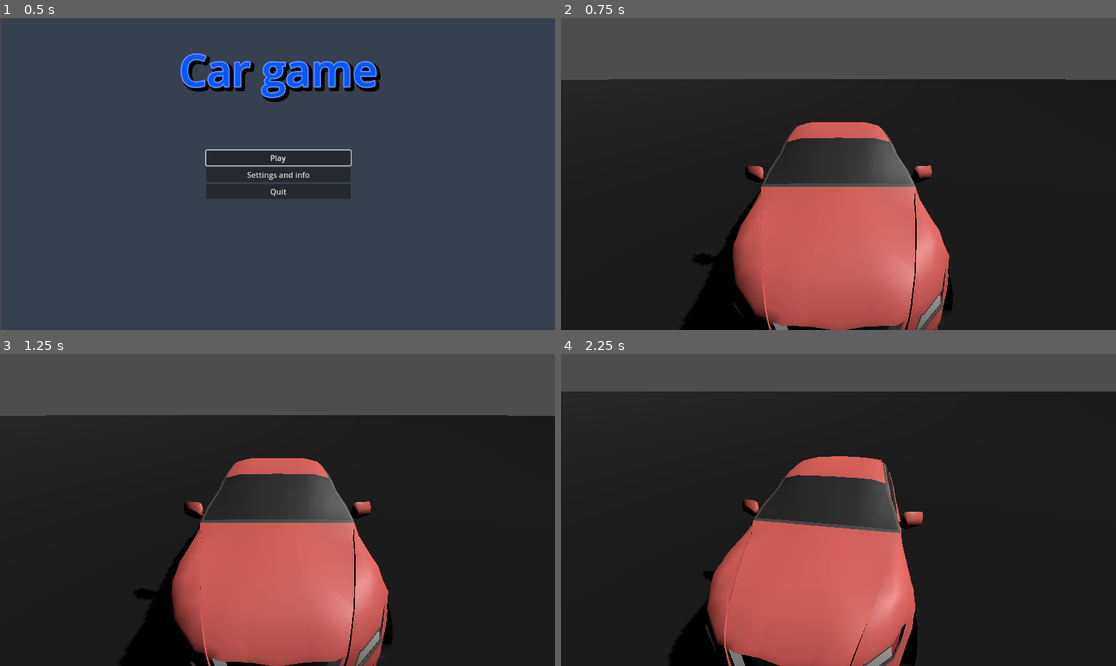
Above: before the commit, frames 1-4 (two rows, left to right).
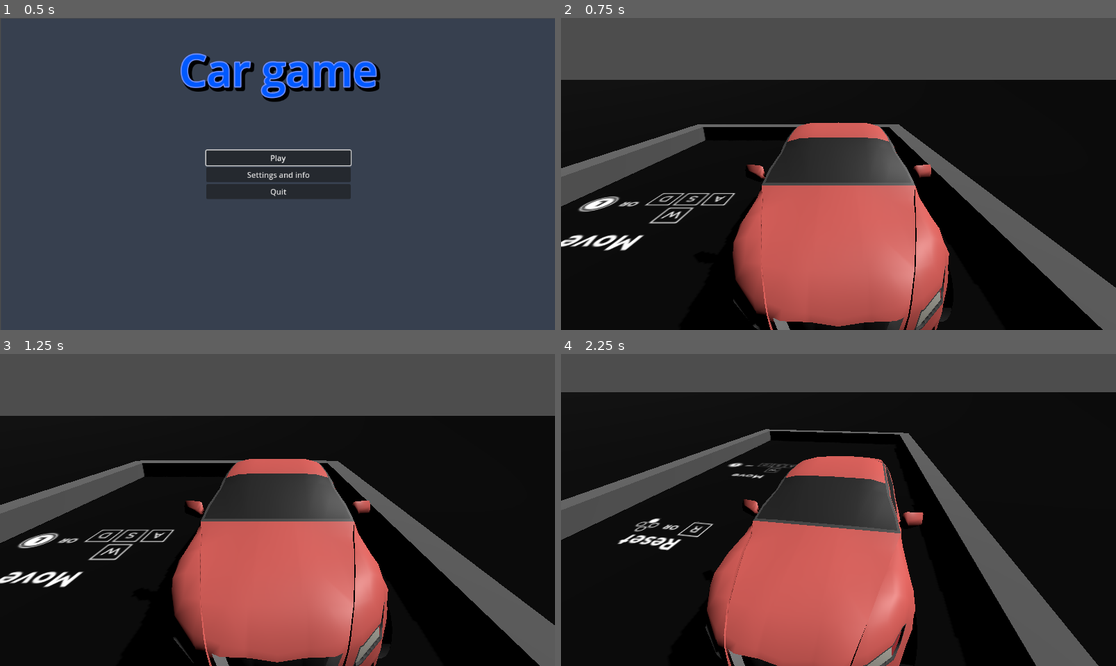
Above: after the commit, the same moments.

Repository: Glitch752/arcadeJam
Game: Godot game, scene res://menu/mainMenu.tscn
The game is run twice, just before and just after one commit, with the same random seed, the same clock (stepped at 60 frames per second) and the same inputs.
Inputs (mouse positions are in pixels of both pictures, inside the frame that each line leads up to):
- Up to frame 1 (0.5 s): no input
- Up to frame 2 (0.75 s): click "Play" at 0.5 s
- Up to frame 3 (1.25 s): no input
- Up to frame 4 (2.25 s): tap Enter at 1.25 s; move the mouse to (866, 510) at 1.27 s; hold Shift 1.28-2.03 s; hold W (move_forward) from 1.28 s (still down); click (866, 510) at 1.42 s; move the mouse to (810, 510) at 2.02 s; tap Ctrl at 2.1 s

Frame 1 is identical in both runs. In frame 2, 16% of the frame differs, in the area x 0-100%, y 19-100%; in frame 3, 16%; in frame 4, 15%.

Commit message:
Start making tutorial level and add reset button

Diff:
--- /dev/null
+++ b/assets/materials/blacktop.tres
@@ -0,0 +1,5 @@
+[gd_resource type="StandardMaterial3D" format=3 uid="uid://dcwqhaw0trju5"]
+
+[resource]
+albedo_color = Color(0.07, 0.07, 0.07, 1)
+metallic_specular = 0.0
--- /dev/null
+++ b/assets/materials/curb.tres
@@ -0,0 +1,6 @@
+[gd_resource type="StandardMaterial3D" format=3 uid="uid://8k1ko6a7cd8s"]
+
+[resource]
+albedo_color = Color(0.46, 0.46, 0.46, 1)
+metallic = 0.5
+metallic_specular = 0.48
--- /dev/null
+++ b/level_logic.gd
@@ -0,0 +1,15 @@
+extends Node
+
+
+# Called when the node enters the scene tree for the first time.
+func _ready():
+	pass # Replace with function body.
+
+
+# Called every frame. 'delta' is the elapsed time since the previous frame.
+func _process(delta):
+	pass
+
+func _unhandled_input(event):
+	if event.is_action("reset"):
+		get_tree().reload_current_scene()
--- a/levels/level1.tscn
+++ b/levels/level1.tscn
@@ -1,6 +1,10 @@
-[gd_scene load_steps=4 format=3 uid="uid://dx4tced8ie5no"]
+[gd_scene load_steps=8 format=3 uid="uid://dx4tced8ie5no"]
 
+[ext_resource type="Texture2D" uid="uid://3uviwum4rxiq" path="res://assets/tutorialResources/MovementControls.png" id="1_1bhqf"]
 [ext_resource type="PackedScene" uid="uid://dq002782w5tt4" path="res://sedan.tscn" id="1_c3dvp"]
+[ext_resource type="Material" uid="uid://dcwqhaw0trju5" path="res://assets/materials/blacktop.tres" id="1_fkx6m"]
+[ext_resource type="Texture2D" uid="uid://kbo4bno4tqwj" path="res://assets/tutorialResources/ResetControls.png" id="3_fqvoy"]
+[ext_resource type="Material" uid="uid://8k1ko6a7cd8s" path="res://assets/materials/curb.tres" id="3_ltaiv"]
 [ext_resource type="PackedScene" uid="uid://b642r4ls07ygp" path="res://assets/tree.glb" id="3_mm7ai"]
 
 [sub_resource type="StandardMaterial3D" id="StandardMaterial3D_2d4p0"]
@@ -13,14 +17,41 @@
 transform = Transform3D(-0.621258, -0.526714, 0.580182, 0.302059, 0.522212, 0.797531, -0.723048, 0.670722, -0.165329, 0.048811, 13.7083, 7.3885)
 shadow_enabled = true
 
-[node name="CSGBox3D" type="CSGBox3D" parent="."]
-transform = Transform3D(100, 0, 0, 0, 0.161, 0, 0, 0, 100, -19.012, -0.479721, 11.4517)
+[node name="Blacktop" type="CSGBox3D" parent="."]
+transform = Transform3D(100, 0, 0, 0, 0.161, 0, 0, 0, 100, -19.012, -0.0916346, 11.4517)
+material_override = ExtResource("1_fkx6m")
 use_collision = true
-size = Vector3(73.3406, 1, 89.3489)
+size = Vector3(30, 1, 30)
 material = SubResource("StandardMaterial3D_2d4p0")
 
+[node name="Sprite3D" type="Sprite3D" parent="Blacktop"]
+transform = Transform3D(-0.007, 1.05697e-09, 4.62017e-17, 0, -3.0598e-10, 0.007, 1.05697e-09, 0.007, 3.0598e-10, 0.142036, 0.810889, -0.116512)
+texture = ExtResource("1_1bhqf")
+
+[node name="Sprite3D2" type="Sprite3D" parent="Blacktop"]
+transform = Transform3D(-0.007, 1.05697e-09, 4.62017e-17, 0, -3.0598e-10, 0.007, 1.05697e-09, 0.007, 3.0598e-10, 0.142036, 0.810889, -0.0415484)
+texture = ExtResource("3_fqvoy")
+
+[node name="BackCurb" type="CSGBox3D" parent="."]
+transform = Transform3D(1, 0, 0, 0, 1, 0, 0, 0, 1, -1.46439, 0.503178, -10.5474)
+use_collision = true
+size = Vector3(15, 1, 1)
+material = ExtResource("3_ltaiv")
+
+[node name="LeftCurb" type="CSGBox3D" parent="."]
+transform = Transform3D(-4.37114e-08, 0, 1, 0, 1, 0, -1, 0, -4.37114e-08, 6.42486, 0.503178, 138.983)
+use_collision = true
+size = Vector3(300, 1, 1)
+material = ExtResource("3_ltaiv")
+
+[node name="RightCurb" type="CSGBox3D" parent="."]
+transform = Transform3D(-4.37114e-08, 0, 1, 0, 1, 0, -1, 0, -4.37114e-08, -8.7386, 0.503178, 138.983)
+use_collision = true
+size = Vector3(300, 1, 1)
+material = ExtResource("3_ltaiv")
+
 [node name="sedan" parent="." instance=ExtResource("1_c3dvp")]
-transform = Transform3D(1, 0, 0, 0, 1, 0, 0, 0, 1, -0.0326116, 0, 0.0571164)
+transform = Transform3D(1, 0, 0, 0, 1, 0, 0, 0, 1, 2.08726, 0, 0.0571164)
 
 [node name="Environment" type="Node" parent="."]
 
--- a/project.godot
+++ b/project.godot
@@ -18,6 +18,7 @@
 [autoload]
 
 cameraman="*res://addons/sk_racing_cameras/src/cameraman.gd"
+LevelLogic="*res://level_logic.gd"
 
 [editor_plugins]
 
@@ -49,3 +50,9 @@
 , Object(InputEventJoypadMotion,"resource_local_to_scene":false,"resource_name":"","device":-1,"axis":1,"axis_value":1.0,"script":null)
 ]
 }
+reset={
+"deadzone": 0.5,
+"events": [Object(InputEventKey,"resource_local_to_scene":false,"resource_name":"","device":-1,"window_id":0,"alt_pressed":false,"shift_pressed":false,"ctrl_pressed":false,"meta_pressed":false,"pressed":false,"keycode":0,"physical_keycode":82,"key_label":0,"unicode":114,"echo":false,"script":null)
+, Object(InputEventJoypadButton,"resource_local_to_scene":false,"resource_name":"","device":-1,"button_index":0,"pressure":0.0,"pressed":false,"script":null)
+]
+}
Binary file added: assets/tutorialResources/MovementControls.png
Not shown, added: assets/tutorialResources/MovementControls.png.import
Binary file added: assets/tutorialResources/ResetControls.png
Not shown, added: assets/tutorialResources/ResetControls.png.import
